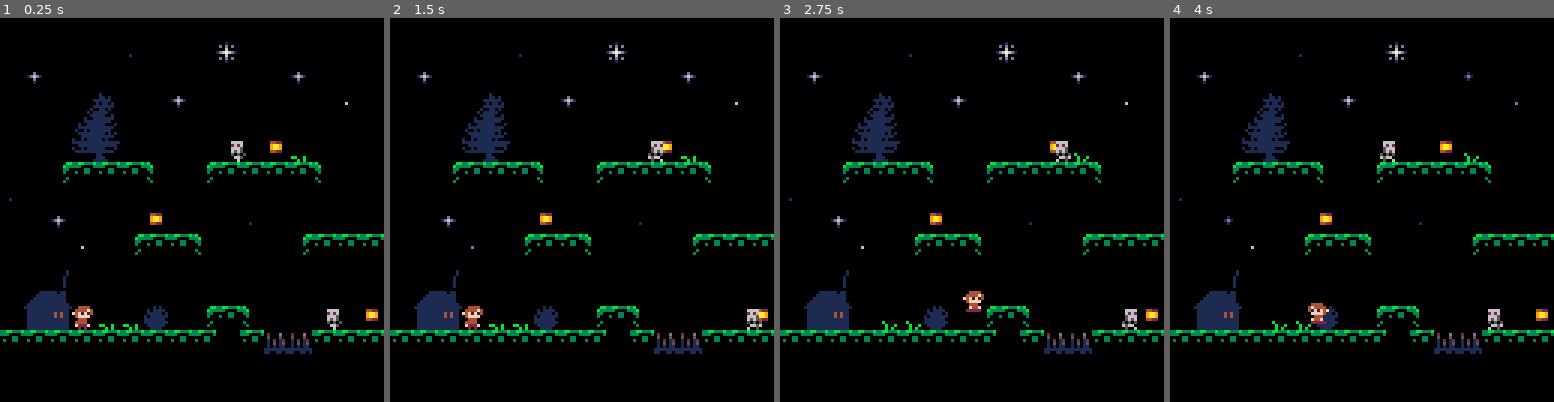
Above: before the commit, frames 1-4 (left to right).
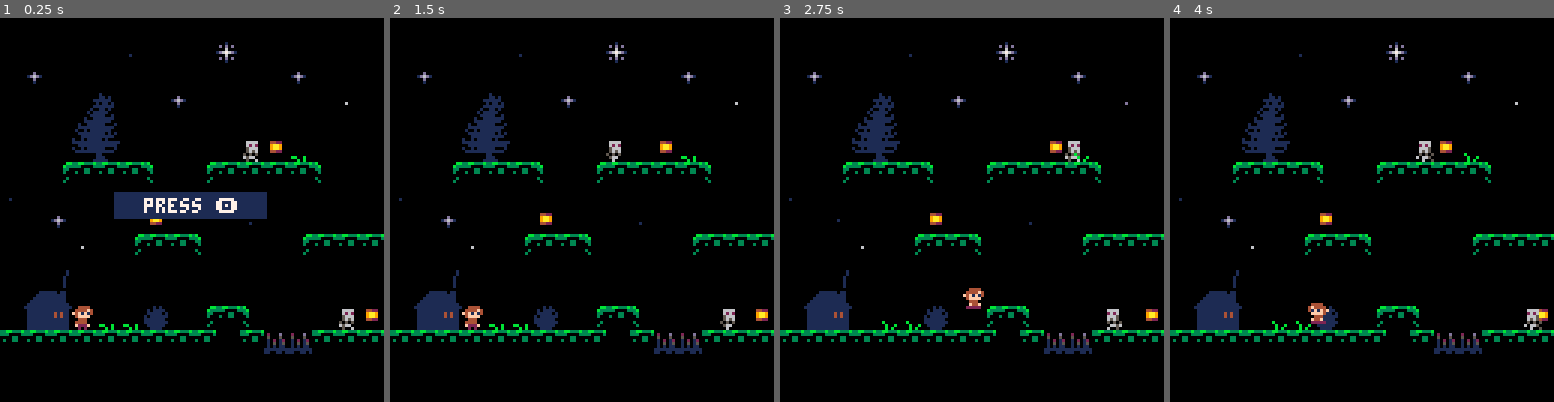
Above: after the commit, the same moments.

Repository: nicolasmbronner/pico-8
Game: PICO-8 cartridge platformer.p8
Same seed, same stepped clock (60 frames per second), same inputs: the game is played once before the commit and once after it.
Inputs:
- Up to frame 1 (0.25 s): no input
- Up to frame 2 (1.5 s): tap O (Z key) at 0.7 s
- Up to frame 3 (2.75 s): hold Right 1.6-2.1 s; tap O (Z key) at 1.7, 2.1, 2.5 s; hold Right from 2.47 s (still down)
- Up to frame 4 (4 s): tap O (Z key) at 2.9, 3.3, 3.7 s; release Right at 3.03 s; hold Left 3.08-3.58 s

The runs differ from the first frame. In frame 1, 3.4% of the frame differs, in the area x 29-93%, y 32-82%; in frame 2, 0.6%; in frame 3, 0.9%; in frame 4, 0.7%.

Commit message:
states (start, dead, win)

Diff:
--- a/platformer.p8
+++ b/platformer.p8
@@ -11,6 +11,7 @@
 -- porte fermee > bois
 
 function _init()
+	st="start" --state
 	iplr() --init player
 
 	anitimer=20
@@ -21,12 +22,40 @@
 end
 
 function _update60()
-	uplr() --update player
-	animategrass() --animate grass
-	uhazards() --hazards
-	uenemies() --enemies
-	upickups() --pickups
-	u★() --animate stars
+
+	if st=="play" then
+		uplr() --update player
+		animategrass() --animate grass
+		uhazards() --hazards
+		uenemies() --enemies
+		upickups() --pickups
+		u★() --animate stars
+		uhouse()   --house > win
+	elseif st=="dead" then
+		uplr()
+		animategrass()
+		uhazards()
+		uenemies()
+		upickups()
+		u★()
+		uhouse()
+		if btnp(🅾️) then
+			plr.x=3*8
+			plr.y=12*8
+			st="play"
+		end
+		plr.sp=19
+	elseif st=="start" then
+		if btnp(🅾️) then
+			st="play"
+		end
+	elseif st=="win" then
+		if btnp(🅾️) then
+			plr.x=3*8
+			plr.y=12*8
+			st="play"
+		end
+	end
 end
 
 function _draw()
@@ -34,6 +63,16 @@
 	map()
 	denemies() --draw enemies
 	dplr() --draw player last
+	if st=="dead" then
+		rectfill(38,58,88,66,1)
+		print("you are dead",40,60,7)
+	elseif st=="start" then
+		rectfill(38,58,88,66,1)
+		print("press 🅾️",48,60,7)
+	elseif st=="win" then
+		rectfill(38,58,88,66,1)
+		print("you win!",48,60,7)
+	end
 end
 -->8
 --player--
@@ -61,12 +100,14 @@
 	local ly=plr.y --last y
 
 	--player moving controls
-	if btn(➡️) then
+	if btn(➡️) and
+	st=="play" then
 		plr.dx=0.8
 		plr.f=false
 		plr.st="run"
 
-	elseif btn(⬅️) then
+	elseif btn(⬅️) and
+	st=="play" then
 		plr.dx=-0.8
 		plr.f=true
 		plr.st="run"
@@ -78,7 +119,8 @@
 
 	--jumping controls
 	if btnp(🅾️) and
-	chkcol(1,6,8) then
+	chkcol(1,6,8) and
+	st=="play" then
 		jf=7
 		wp=true
 	end
@@ -208,12 +250,21 @@
 		mset(ptx,pty,16)
 	end
 end
+
+function uhouse()
+	local ptx=(plr.x+4)/8
+	local pty=(plr.y+5)/8
+
+	if mget(ptx,pty)==49 then
+		st="win"
+	end
+end
 -->8
 --danger--
 
 --enemies--
 function ienemies()
-	en={ --enemies limits
+	en={ --enemies boundaries
 		{ --top enemy
 			l=(9*8)-3,
 			r=(12*8)+3
@@ -224,7 +275,7 @@
 		}
 	}
 
-	ens={}
+	ens={}        --enemies table
 	local encnt=0 --enemy counter
 
 	--loop map to find enemies
@@ -241,7 +292,6 @@
 					ey=y*8,
 					sp=41,
 					f=true,    --flip
-					ox=x*8,    --origin on x
 					dx=-1,     --direction on x
 					l=en[encnt].l, --⬅️ limit
 					r=en[encnt].r  --➡️ limit
@@ -255,15 +305,14 @@
 	for e in all(ens) do
 
 		--move back and forth
-		if e.ex<=e.l or
-		   e.ex>=e.r then
+		if e.ex<=e.l or e.ex>=e.r then
 			e.dx=e.dx*-1
 		end
 
 		e.ex+=e.dx*.3 --add direction
 
 		-- animate enemies
-		if e.sp<43.7 then
+		if e.sp<44.7 then
 			e.sp+=.07
 		else
 			e.sp=41
@@ -280,6 +329,7 @@
 		if abs(plr.x-e.ex)<4 and
 		   abs(plr.y-e.ey)<4 then
 			plr.sp=19
+			st="dead"
 		end
 
 	end --for e in all(en)
@@ -297,10 +347,12 @@
 	local ptx=(plr.x+4)/8
 	local pty=(plr.y+5)/8
 
+	-- test if touch player
 	if mget(ptx,pty)==23 or
 	mget(ptx,pty)==24 or
 	mget(ptx,pty)==25 then
 		plr.sp=20
+		st="dead"
 	end
 end
 -->8
@@ -405,7 +457,7 @@
 			elseif nf<1 then
 				nf=2
 				st.dir=1
-			end --if nf>#★[st.typ].fr
+			end
 
 			--save new frame
 			st.curf=nf
@@ -466,13 +518,13 @@
 0000000000000100022222000f4ffff400000000000000000000000000111111111111111111110000000000000000000bb00b00000b00b00000001001101000
 000000000000010000000000224ffff00000000000000000000000000011010011001101010011000000000000000000000b0b00000b0b000000010111110000
 00000000000001000000000000000000000000000000000000000000000000000000000000000000000000000000000000000000000000000000001111100100
-00000000000001000000000000000000000000000000000000000000000000000000000000666600006666000066660000000000000000000000100111111100
-000000000000000000000000000d0000000100000000000000000000000000000000000000262600002626000026260000000000000000000000111111111000
-00000111111011000000000001d6d100001d10000001000000000000000000000000000000666500006665000066650000000000000000000010011111100010
-000011111111110000000000000d0000000100000000000000010000000000000000000000656500006565000065650000000000000000000011111111111100
-00011111111111000000000000010000000000000000000000000000000000000000000000505050005050500050505000000000000000000100101111111000
-00111111111111000000000000000000000000000000000000000000000000000000000000066560000665000606650000000000000000000011111111101010
-01111111111111100000000000000000000000000000000000000000000000000000000000600500000060000006005000000000000000000001111111111100
+00000000000001000000000000000000000000000000000000000000000000000000000000666600006666000066660000666600000000000000100111111100
+000000000000000000000000000d0000000100000000000000000000000000000000000000262600002626000026260000262600000000000000111111111000
+00000111111011000000000001d6d100001d10000001000000000000000000000000000000666500006665000066650000666500000000000010011111100010
+000011111111110000000000000d0000000100000000000000010000000000000000000000656500006565000065650000656500000000000011111111111100
+00011111111111000000000000010000000000000000000000000000000000000000000000505050005050500050505000505050000000000100101111111000
+00111111111111000000000000000000000000000000000000000000000000000000000000066560000665000606650000066500000000000011111111101010
+01111111111111100000000000000000000000000000000000000000000000000000000000600500000060000006005000006000000000000001111111111100
 1111111111111111000000000001000000000000000000000000000000000000000000000000000000000000000000000000ddd0000650001001011111010000
 0111111111111110000000000d0d0d000101010000000000000000000000000000000000000000000000000000000000000d7d7d044422201111111111111111
 01111111114141100000000000060000000d000000010000000000000000000000000000000000000000000000000000007d7ddd044222220011111111111110
